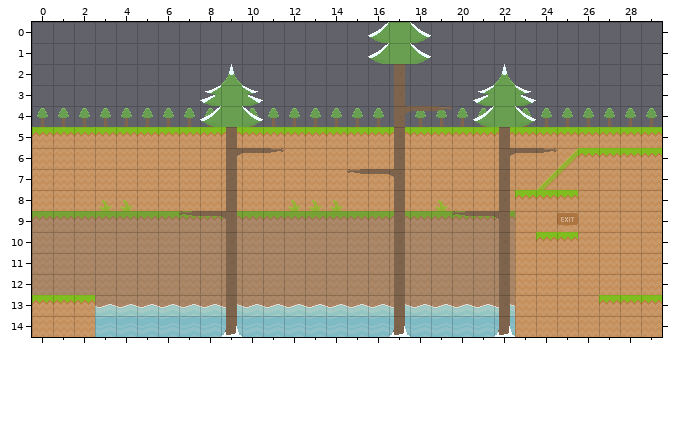
Two states of a Tiled map, Juego PlataformaOriginal/Assets/SuperTiled2Unity/mapas/mapas e2/22.tmx. The first picture shows the starting point.
Cells are 21x21 px. Shown: x 0..29, y 0..14.
Once edited:
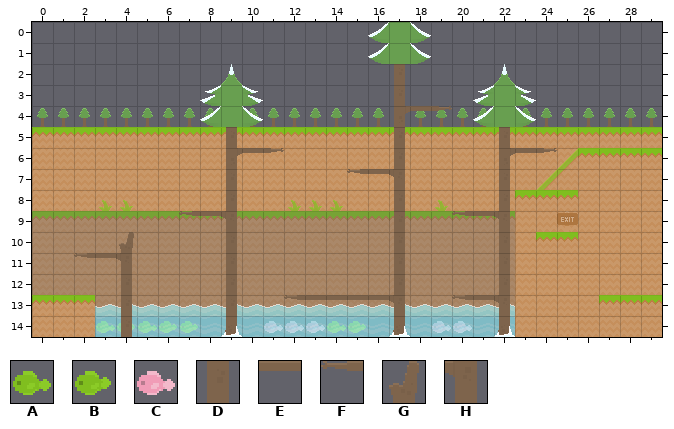
Key: from "sprites": A 350, B 351, C 380, D 633, E 635, F 637, G 663, H 664.
_ is an empty cell.
From old to new:
{"where": "layer \"Capa de patrones 5\""}
{"y":14,"x":3,"old":"_____","new":"ABABB"}
{"y":14,"x":11,"old":"_____","new":"CCCAB"}
{"y":14,"x":19,"old":"__","new":"CC"}
{"where": "layer \"Capa de patrones 1\""}
{"y":10,"x":4,"old":"_","new":"G"}
{"y":11,"x":2,"old":"___","new":"FEH"}
{"y":12,"x":4,"old":"_","new":"D"}
{"y":13,"x":4,"old":"_","new":"D"}
{"y":13,"x":12,"old":"_____D","new":"FEEEEH"}
{"y":13,"x":20,"old":"__D","new":"FEH"}
{"y":14,"x":4,"old":"_","new":"D"}
{"label":"added","picture_box":[74,232,198,337]}
{"label":"changed","picture_box":[264,295,394,333]}
{"label":"changed","picture_box":[432,295,499,333]}
